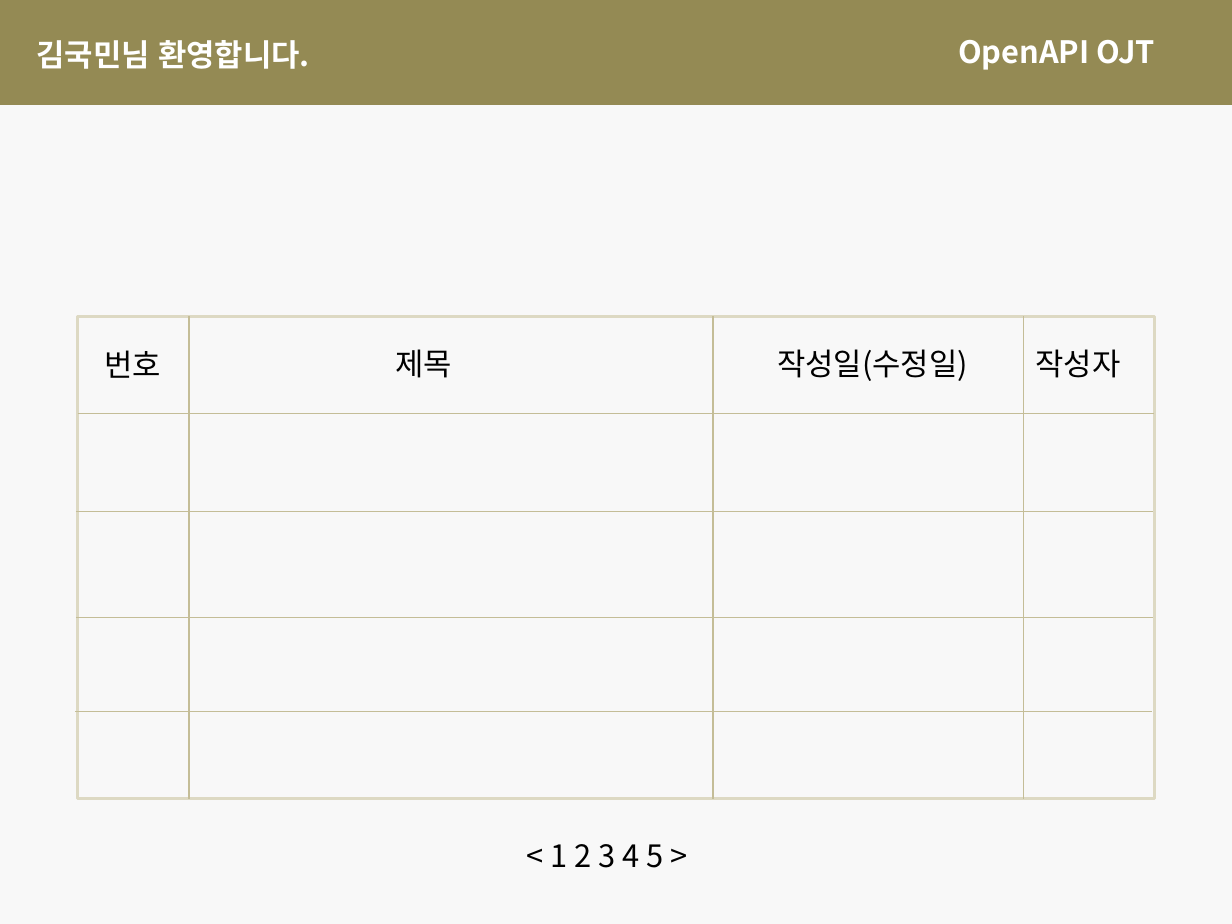
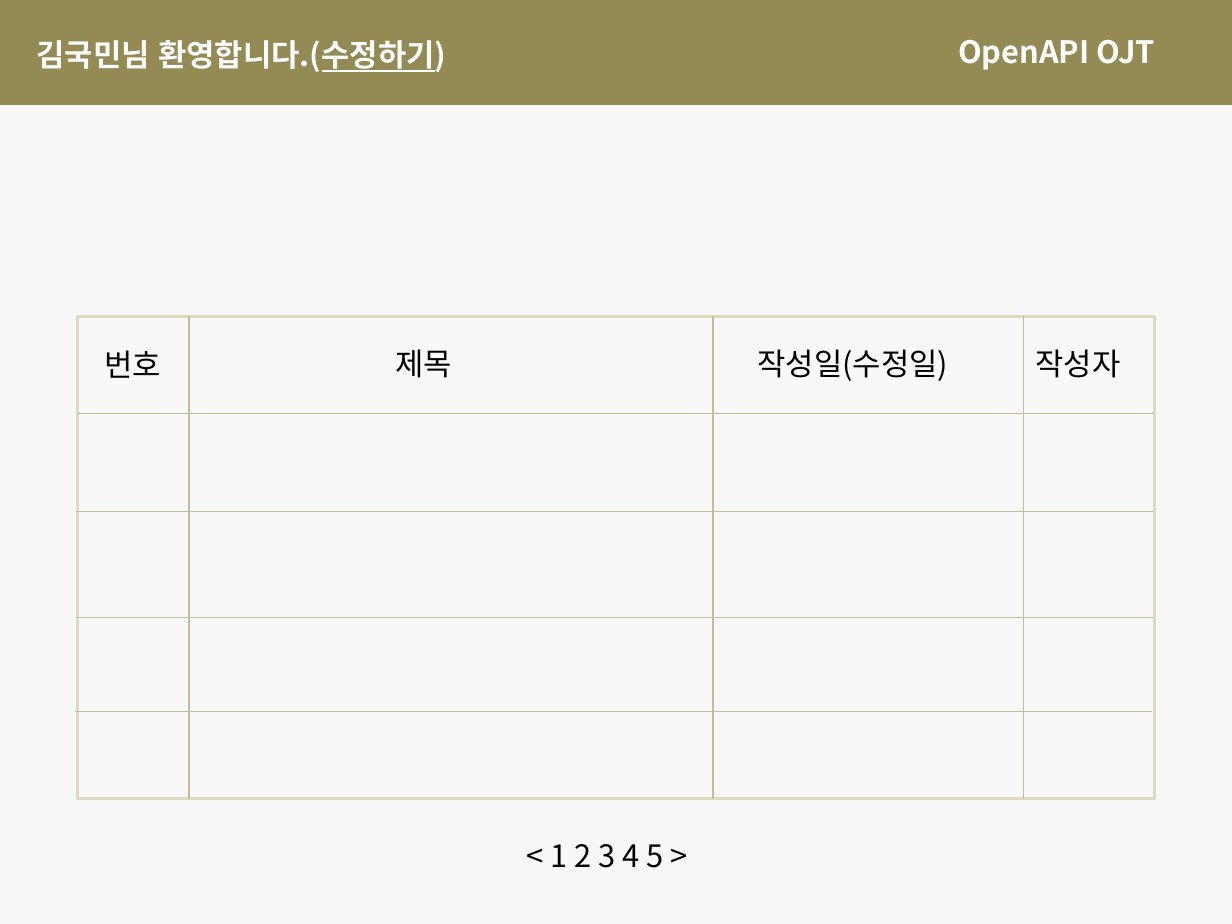
Before and after one commit to feelcard/OpenAPI_OJT, a slide deck: slide 2 of 화면 구성/화면구성(미완)_2020-08-19.pptx. Drawn at 1232x924 pixels with LibreOffice and Linux fonts; fonts in the diff are those of the drawing. Boxes give left, top, right and bottom in pixels: in the first picture for what was removed or moved away, otherwise in the second. Text is boxed around its words. In the diff, an @@ line names an element or a change of style, - is before the commit and + after.

Commit message:
UI updated

```diff
--- a/화면 구성/화면구성(미완)_2020-08-19.pptx
+++ b/화면 구성/화면구성(미완)_2020-08-19.pptx
@@ text at bbox=[36, 40, 446, 72]: text changed @@
-김국민님 환영합니다.
+김국민님 환영합니다.(수정하기)
@@ text "작성일(수정일)": place and size @@
-text "작성일(수정일)" at bbox=[777, 349, 968, 381]
+text "작성일(수정일)" at bbox=[757, 349, 948, 381]
```
Also in this commit, not shown: 2 slides added.
